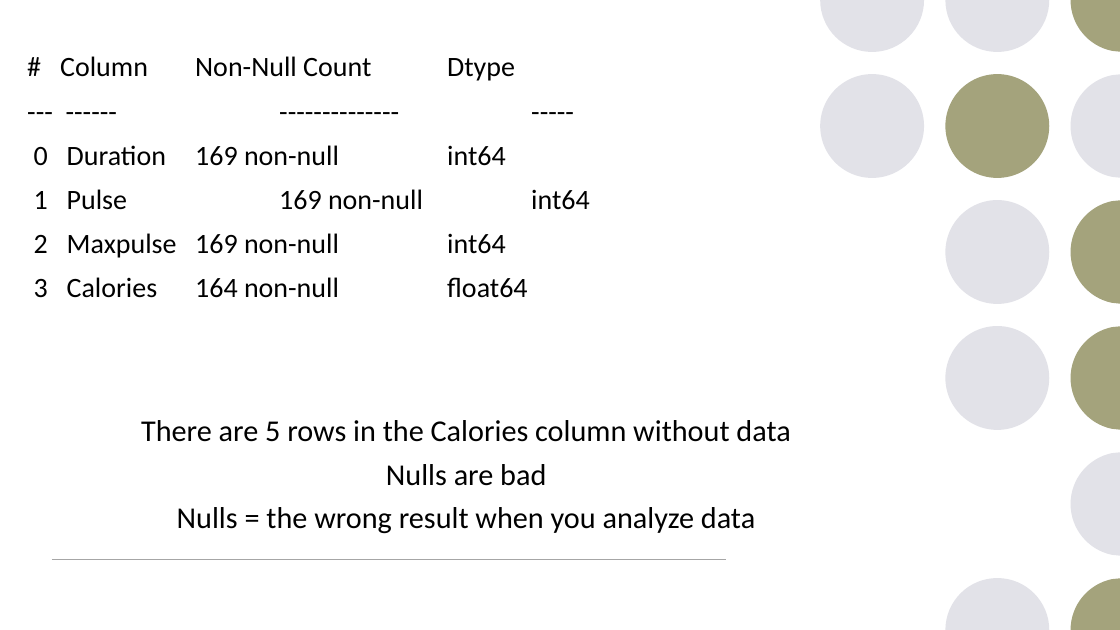
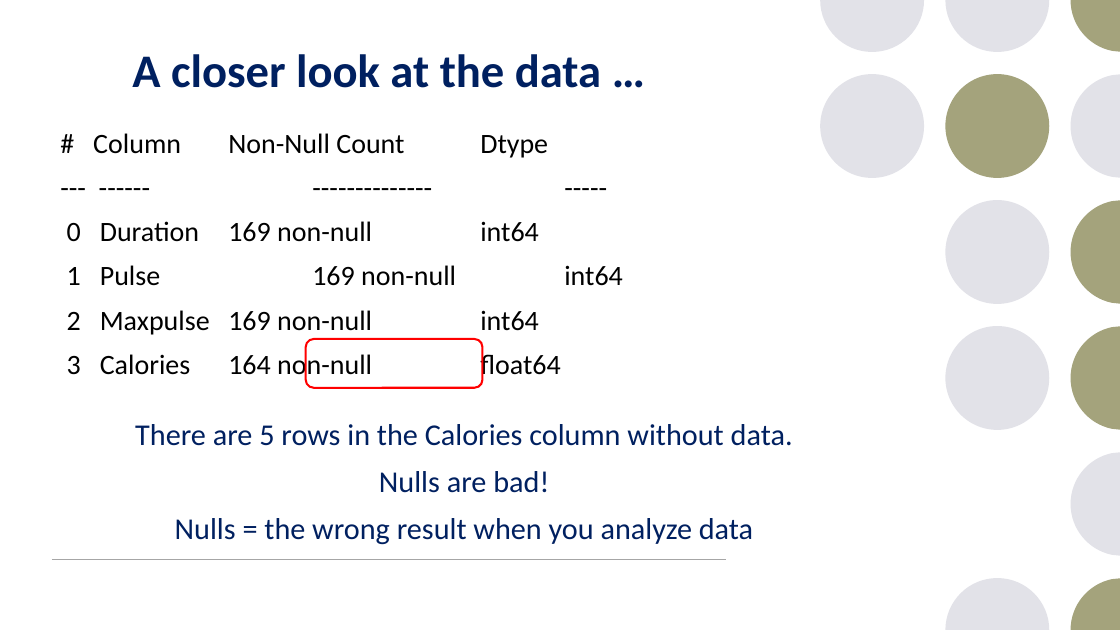
Before and after one commit to JohanBester/PythonResources, a slide deck: slide 36 of DAP_PowerPoints/week6-pandas.pptx (slide 37 before the commit). Drawn at 1120x630 pixels with LibreOffice and Linux fonts; fonts in the diff are those of the drawing. Boxes give left, top, right and bottom in pixels: in the first picture for what was removed or moved away, otherwise in the second. Text is boxed around its words. In the diff, an @@ line names an element or a change of style, - is before the commit and + after.

```diff
--- a/DAP_PowerPoints/week6-pandas.pptx
+++ b/DAP_PowerPoints/week6-pandas.pptx
@@ title added at [132, 54, 601, 88], 40 pt, text #002060, bold @@
+A closer look at the data …
@@ text "# Column Non-Null Count Dtype" rewrapped from [34, 56, 590, 298] to [67, 133, 623, 380] @@
@@ rounded rectangle added at [306, 339, 482, 387], outline #FF0000 1.75 pt @@
@@ text at [135, 424, 793, 493]: text changed; text colour #000000 to #002060 @@
-There are 5 rows in the Calories column without data
-Nulls are bad
+There are 5 rows in the Calories column without data.
+Nulls are bad!
@@ text at [175, 518, 753, 545]: text colour #000000 to #002060 in "Nulls = the wrong result when you ..."; line spacing 0.9 to 1 @@
```
Also in this commit, not shown: 63 other slides changed, 2 slides removed, 17 other files.
